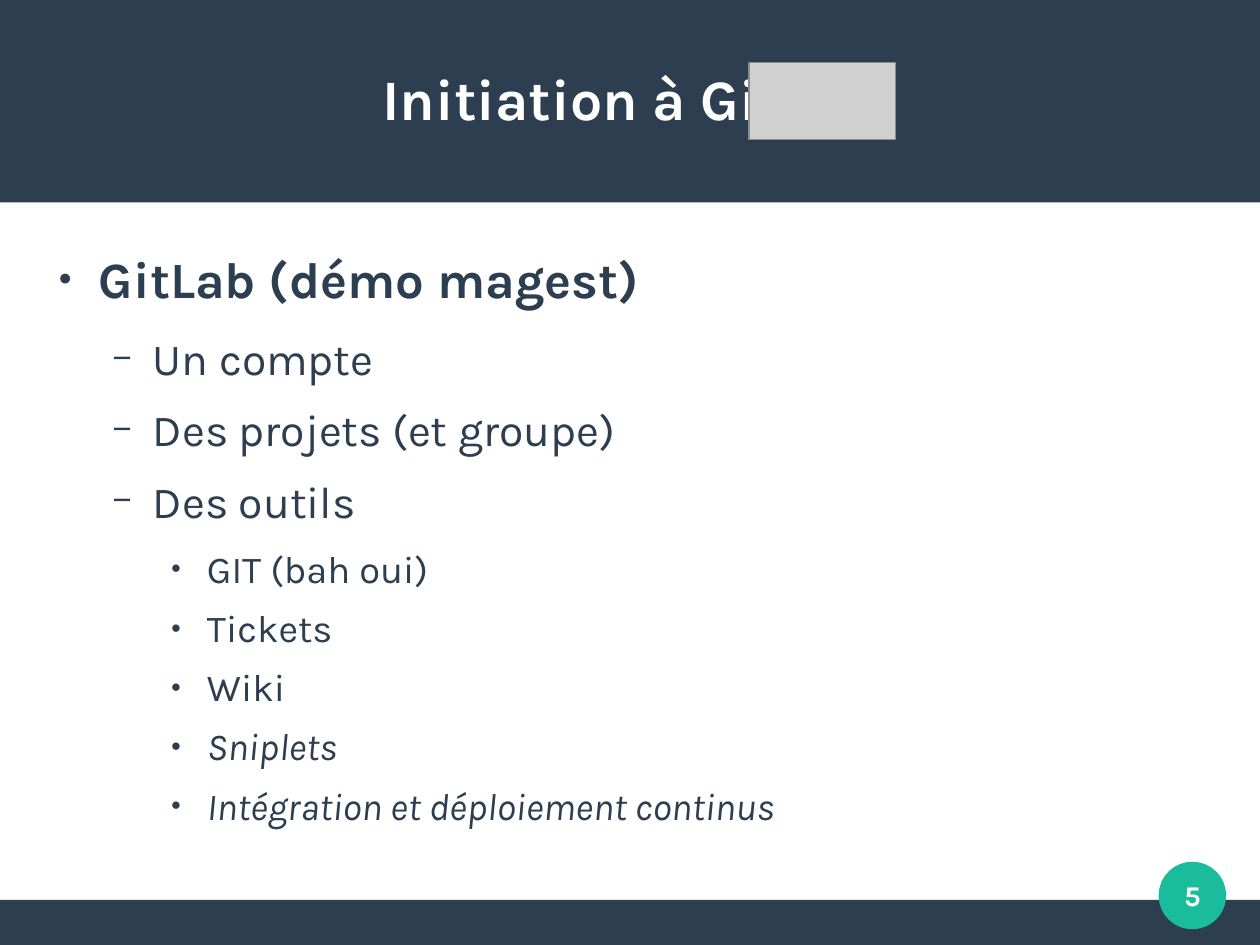
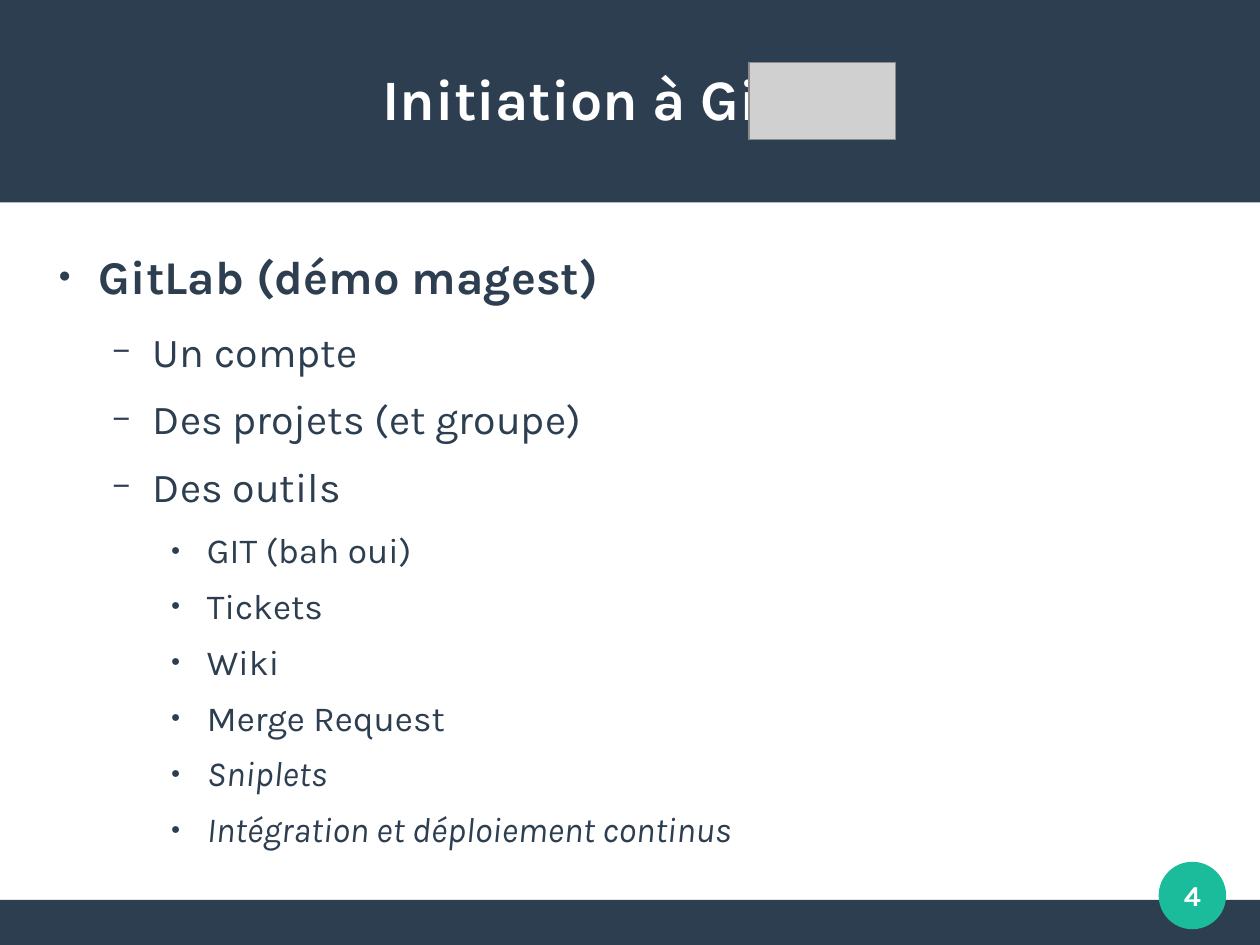
Before and after one commit to FAbOnGitHub/IntroductionGitLab, a slide deck: slide 4 of 20181008_initiation_GitLab_FM.odp (slide 5 before the commit). Drawn at 1260x945 pixels with LibreOffice and Linux fonts; fonts in the diff are those of the drawing; grey boxes stand for pictures; background and template pictures are left out. Boxes give left, top, right and bottom in pixels: in the first picture for what was removed or moved away, otherwise in the second. Text is boxed around its words. In the diff, an @@ line names an element or a change of style, - is before the commit and + after.

```diff
--- a/20181008_initiation_GitLab_FM.odp
+++ b/20181008_initiation_GitLab_FM.odp
@@ text at (99,257,731,851): size 32 to 29.6 pt in "GitLab (démo magest)"; size 28 to 25.9 pt in "Un compte", "Des projets (et groupe)", "Des outils"; size 24 to 22.2 pt in "GIT (bah oui)", "Tickets", "Wiki", "Sniplets" and 1 more places @@
@@ text at (207,709,444,740): paragraph added @@
+    ● Merge Request
@@ page number at (1184,887,1201,906): text changed @@
-5
+4
```
Also in this commit, not shown: 2 other slides changed, 2 slides added, 1 slide removed.
